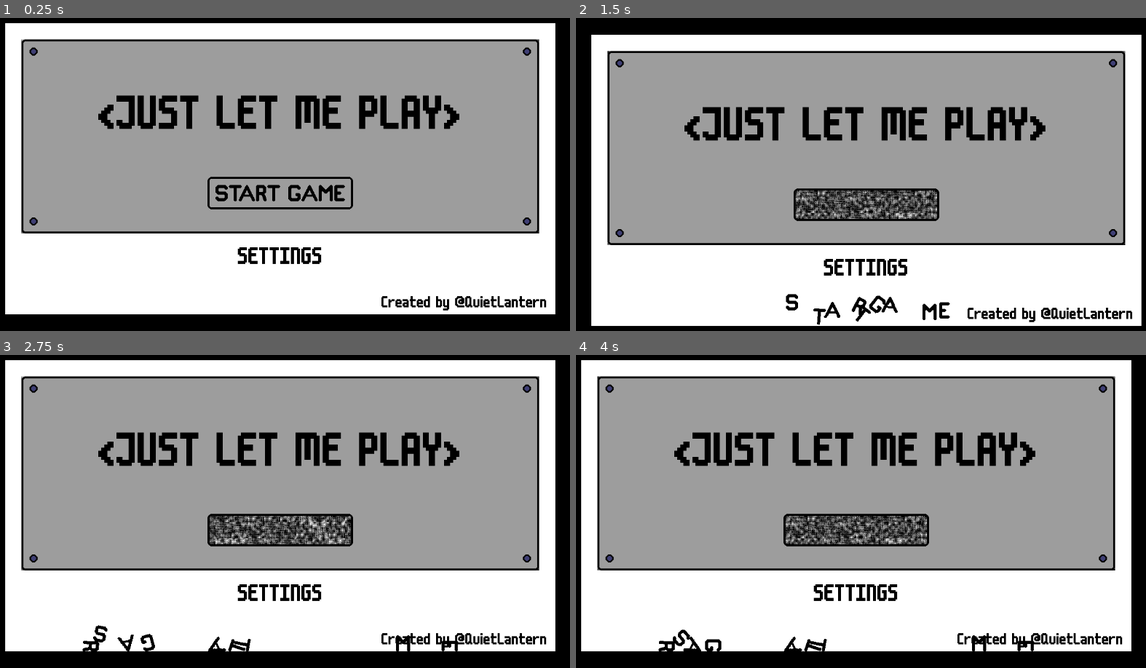
Above: before the commit, frames 1-4 (two rows, left to right).
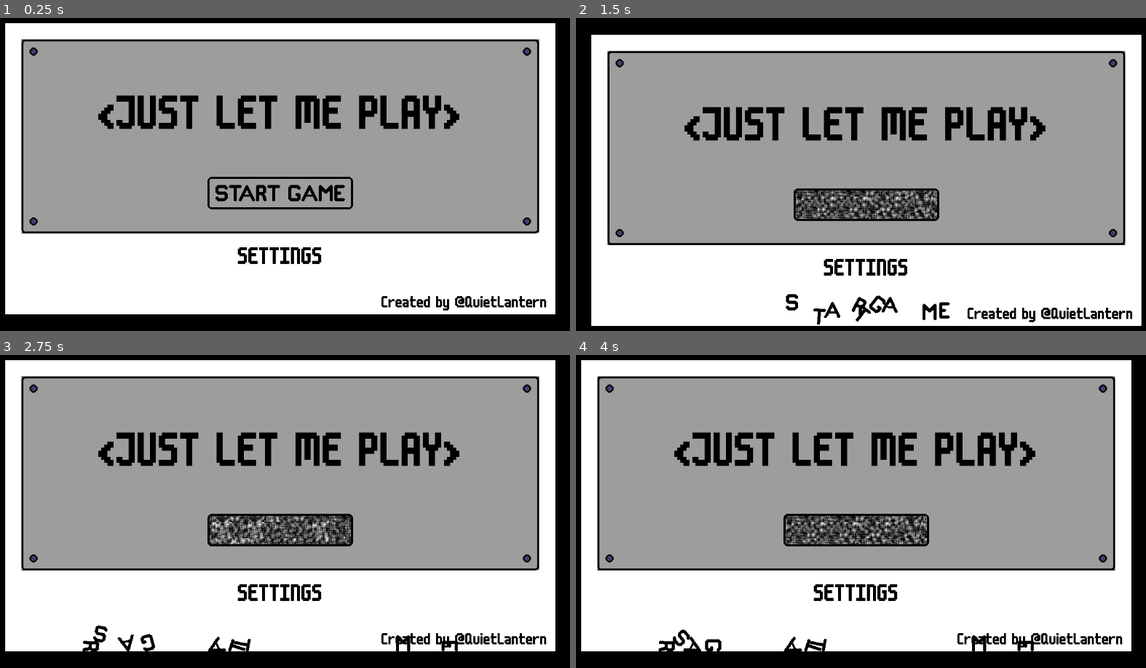
Above: after the commit, the same moments.

Repository: conor-wilson/secret-sapphire
Game: Godot game, scene res://scenes/main.tscn
Two runs of this game, one before a commit and one after it. Both use one fixed random seed, a clock stepped at 60 frames per second and the inputs below.
Inputs (mouse positions are in pixels of both pictures, inside the frame that each line leads up to):
- Up to frame 1 (0.25 s): no input
- Up to frame 2 (1.5 s): tap Enter at 0.5 s; move the mouse to (855, 193) at 0.52 s; click (855, 193) at 0.6 s; move the mouse to (741, 187) at 1.27 s; click (741, 187) at 1.35 s
- Up to frame 3 (2.75 s): move the mouse to (336, 436) at 2.02 s; click (336, 436) at 2.1 s
- Up to frame 4 (4 s): move the mouse to (826, 574) at 2.77 s; click (826, 574) at 2.85 s; move the mouse to (1032, 558) at 3.52 s; click (1032, 558) at 3.6 s

The runs differ from the first frame. In frame 1, less than 0.1% of the frame differs, in the area x 3-95%, y 6-69%; in frame 2, 1.4%; in frame 3, 1.4%; in frame 4, 1.4%.

Commit message:
Added basic wrench-grabbing functionality

Diff:
--- a/let-me-play/scenes/main.gd
+++ b/let-me-play/scenes/main.gd
@@ -64,8 +64,9 @@
 	DialogueManager.new_dialogue_sequence($DialogueMarkers/WhatWasThat1.position, lines)
 	DialogueManager.new_dialogue_sequence($DialogueMarkers/WhatWasThat2.position, lines)
 #
-## TODO: This is purely for debugging. This function should be removed once it's
-## no-longer needed.
-#func _input(event: InputEvent) -> void:
-	#if event.is_action_pressed("debugbutton"):
-		#DialogueManager.stop_all_dialogue()
+# TODO: This is purely for debugging. This function should be removed once it's
+# no-longer needed.
+func _input(event: InputEvent) -> void:
+	if event.is_action_pressed("debugbutton"):
+		DialogueManager.stop_all_dialogue()
+		CursorManager.set_mouse_cursor(CursorManager.WRENCH)
--- a/let-me-play/scenes/settings_menu.gd
+++ b/let-me-play/scenes/settings_menu.gd
@@ -47,3 +47,11 @@
 
 func _on_button_pressed() -> void:
 	back_pressed.emit()
+
+
+func _on_settings_icon_input_event(viewport: Node, event: InputEvent, shape_idx: int) -> void:
+	if event.is_pressed() && event.is_action("click"):
+		print("WRENCH CLICKED")
+		CursorManager.set_mouse_cursor(CursorManager.WRENCH)
+		$SettingsIcon/Sprite2D.frame = 1
+		shake_screen.emit(5, 10)
--- a/let-me-play/scenes/settings_menu.tscn
+++ b/let-me-play/scenes/settings_menu.tscn
@@ -1,10 +1,10 @@
-[gd_scene load_steps=8 format=4 uid="uid://cfjp23jay1xyw"]
+[gd_scene load_steps=9 format=4 uid="uid://cfjp23jay1xyw"]
 
 [ext_resource type="Script" path="res://scenes/settings_menu.gd" id="1_g011e"]
 [ext_resource type="TileSet" uid="uid://b35s45rp0yrck" path="res://scenes/menu_tile_set.tres" id="1_g236m"]
 [ext_resource type="FontFile" uid="uid://bckbkknmti08k" path="res://assets/fonts/m6x11.ttf" id="2_ityvj"]
 [ext_resource type="Theme" uid="uid://fqhlidlvqsyl" path="res://assets/fonts/menu_buttons.tres" id="4_558x5"]
-[ext_resource type="Texture2D" uid="uid://caulw0o26u0i7" path="res://assets/art/SettingsIcon.png" id="5_4i5yv"]
+[ext_resource type="Texture2D" uid="uid://diq05b766rpol" path="res://assets/art/SettingsIcon-Sheet.png" id="5_78cxs"]
 
 [sub_resource type="LabelSettings" id="LabelSettings_3h1cu"]
 font = ExtResource("2_ityvj")
@@ -12,6 +12,10 @@
 font_color = Color(0, 0, 0, 1)
 
 [sub_resource type="StyleBoxEmpty" id="StyleBoxEmpty_ucw1g"]
+
+[sub_resource type="CapsuleShape2D" id="CapsuleShape2D_rx223"]
+radius = 6.0104
+height = 39.598
 
 [node name="SettingsMenu" type="Node2D"]
 script = ExtResource("1_g011e")
@@ -137,10 +141,17 @@
 horizontal_alignment = 2
 vertical_alignment = 2
 
-[node name="SettingsIcon" type="Sprite2D" parent="."]
+[node name="SettingsIcon" type="Area2D" parent="."]
 position = Vector2(391, 179)
 scale = Vector2(2, 2)
-texture = ExtResource("5_4i5yv")
+
+[node name="Sprite2D" type="Sprite2D" parent="SettingsIcon"]
+texture = ExtResource("5_78cxs")
+hframes = 4
+
+[node name="CollisionShape2D" type="CollisionShape2D" parent="SettingsIcon"]
+rotation = -0.785397
+shape = SubResource("CapsuleShape2D_rx223")
 
 [node name="DialogueMarkers" type="Node2D" parent="."]
 
@@ -151,3 +162,4 @@
 [connection signal="text_submitted" from="CenterContainer/MarginContainer/VBoxContainer/UsernameBox" to="." method="_on_username_box_text_submitted"]
 [connection signal="text_submitted" from="CenterContainer/MarginContainer/VBoxContainer/PasswordBox" to="." method="_on_password_box_text_submitted"]
 [connection signal="pressed" from="BackButton" to="." method="_on_button_pressed"]
+[connection signal="input_event" from="SettingsIcon" to="." method="_on_settings_icon_input_event"]
--- a/let-me-play/singletons/cursor_manager.gd
+++ b/let-me-play/singletons/cursor_manager.gd
@@ -1,6 +1,7 @@
 extends Node
 
 @onready var CURSOR:Resource = preload("res://assets/art/Cursor.png")
+@onready var WRENCH:Resource = preload("res://assets/art/Wrench.png")
 
 func set_mouse_cursor(source:Resource):
 	Input.set_custom_mouse_cursor(source)
Binary file added: let-me-play/assets/art/SettingsIcon-Sheet.png
Not shown, added: let-me-play/assets/art/SettingsIcon-Sheet.png.import
Binary file added: let-me-play/assets/art/Wrench.png
Not shown, added: let-me-play/assets/art/Wrench.png.import
Not shown, added: aseprite/Wrench.aseprite
